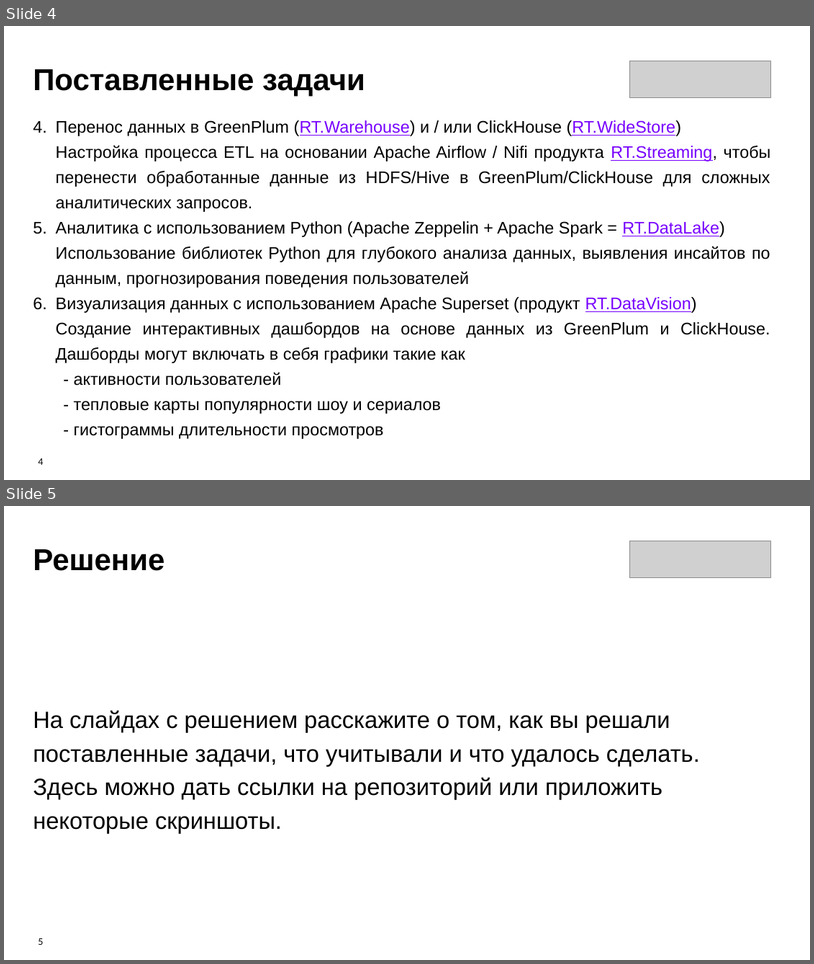
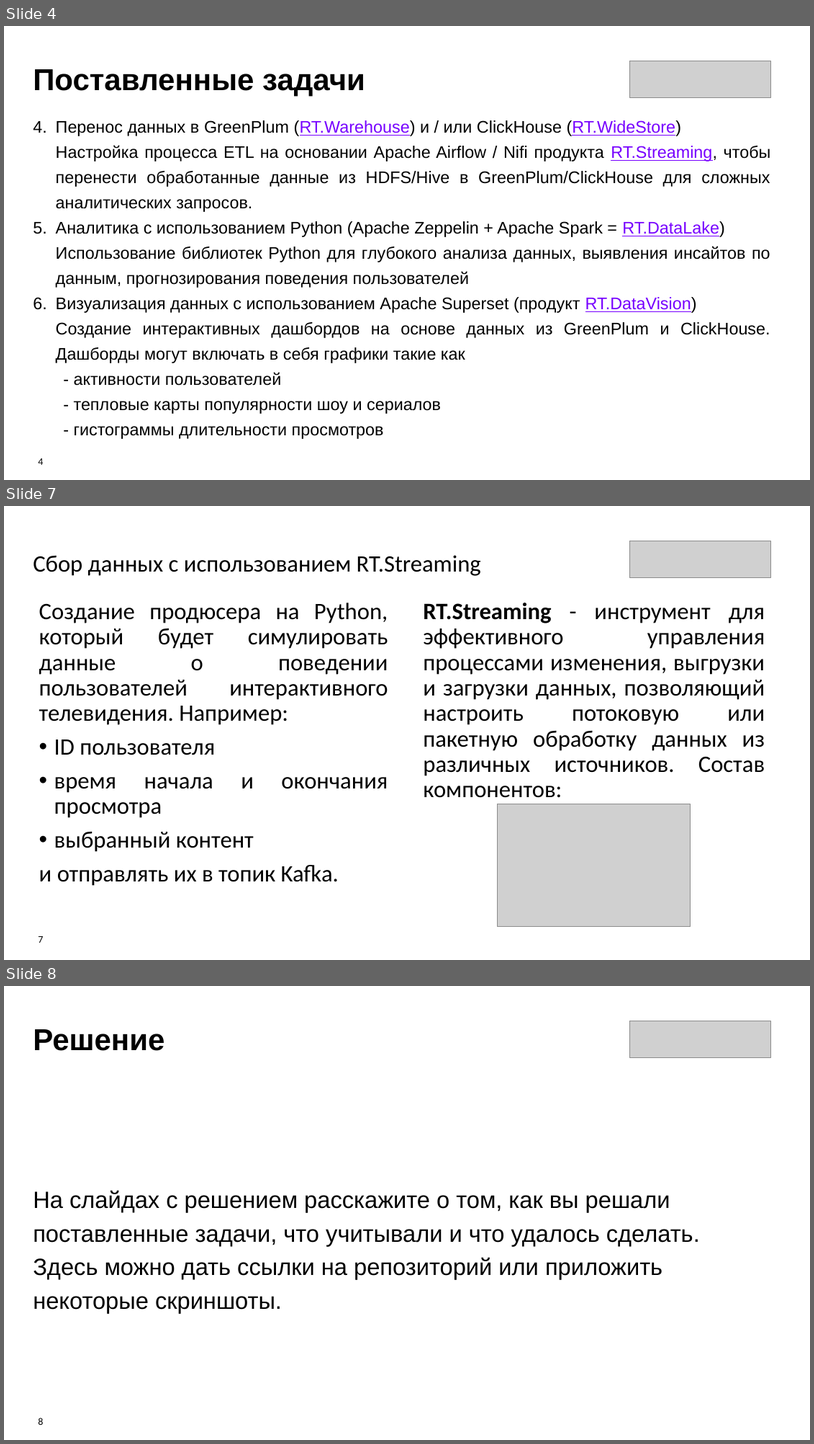
Before and after one commit to Olmeor/Data-engineer_Rostelecom_programming_school, a slide deck: Сertification/presentation.pptx. Shown one above the other, each under a label of ours: slides 4 and 5 before the commit, slides 4, 7 and 8 after it; the slides between them are not shown. The pictures are 814x964 and 814x1444 pixels, drawn with LibreOffice and Linux fonts; fonts in the diff are those of the drawing; grey boxes stand for pictures. Boxes give left, top, right and bottom in pixels: in the first picture for what was removed or moved away, otherwise in the second. Text is boxed around its words. In the diff, an @@ line names an element or a change of style, - is before the commit and + after.

```diff
--- a/Сertification/presentation.pptx
+++ b/Сertification/presentation.pptx
@@ slide 7 added at box(4, 506, 810, 960), background #FFFFFF @@
@@ picture added at box(630, 541, 771, 577) @@
@@ text added at box(33, 555, 481, 576), 28 pt, text #000000 @@
+Сбор данных с использованием RT.Streaming
@@ text added at box(39, 602, 388, 885), 28 pt, text #000000 @@
+Создание продюсера на Python, который будет симулировать данные о поведении пользователей интерактивного телевидения. Например:
+• ID пользователя
+• время начала и окончания просмотра
+• выбранный контент
+и отправлять их в топик Kafka.
@@ text added at box(423, 602, 766, 798), 28 pt, text #000000 @@
+RT.Streaming - инструмент для эффективного управления процессами изменения, выгрузки и загрузки данных, позволяющий настроить потоковую или пакетную обработку данных из различных источников. Состав компонентов:
@@ picture added at box(498, 803, 691, 926) @@
@@ page number added at box(38, 936, 43, 942), 12 pt, text #000000 @@
+7
@@ what was slide 5 is now slide 8 @@
@@ page number at box(38, 1417, 43, 1424): text changed @@
-5
+8
```
Also in this commit, not shown: 1 slide changed, 3 other slides added.
